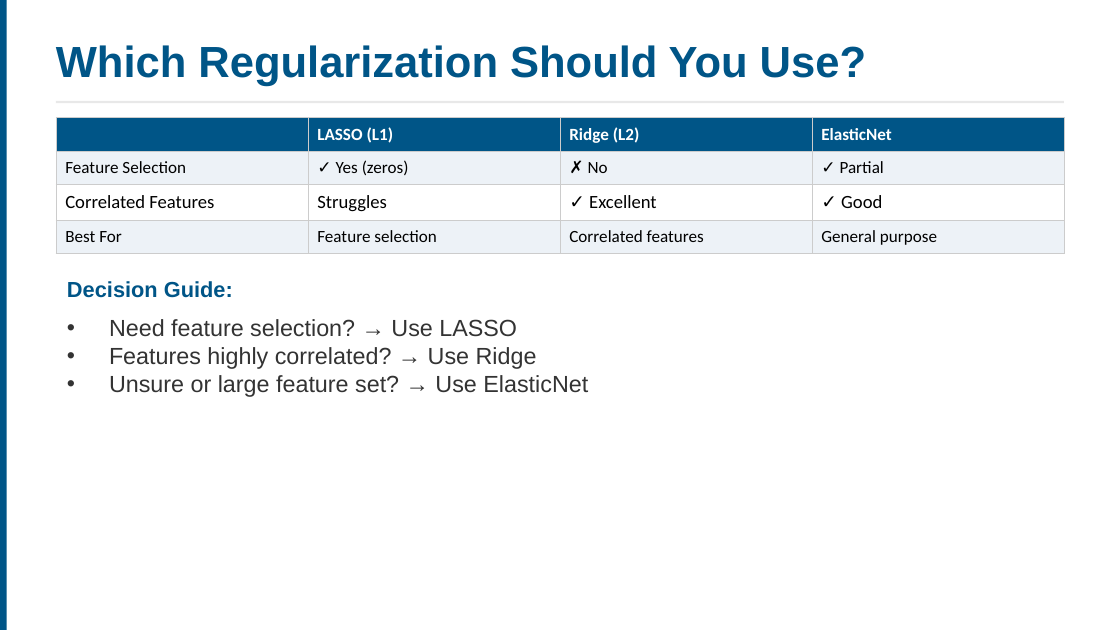
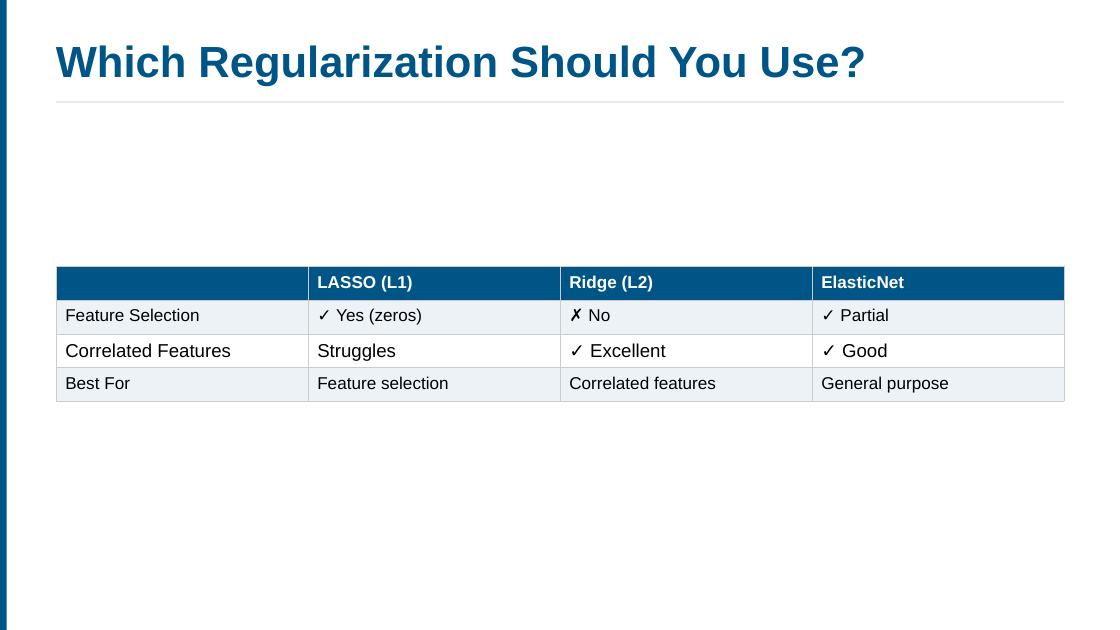
Before and after one commit to ucla-anderson-SSAI/SSAI, a slide deck: slide 41 of Slides/Week1.pptx. Drawn at 1120x630 pixels with LibreOffice and Linux fonts; fonts in the diff are those of the drawing. Boxes give left, top, right and bottom in pixels: in the first picture for what was removed or moved away, otherwise in the second. Text is boxed around its words. In the diff, an @@ line names an element or a change of style, - is before the commit and + after.

```diff
--- a/Slides/Week1.pptx
+++ b/Slides/Week1.pptx
@@ table at (x1=56, y1=267, x2=1064, y2=402) @@
@@ font Calibri to Arial @@
@@ table moved from (x1=56, y1=118, x2=1064, y2=253) to (x1=56, y1=267, x2=1064, y2=402) @@
@@ text removed at (x1=67, y1=281, x2=233, y2=298) @@
-Decision Guide:
@@ text removed at (x1=109, y1=319, x2=588, y2=397) @@
-• Need feature selection? → Use LASSO
-• Features highly correlated? → Use Ridge
-• Unsure or large feature set? → Use ElasticNet
```
Also in this commit, not shown: 20 other slides changed, 4 slides added, 4 slides removed, 19 other files.
